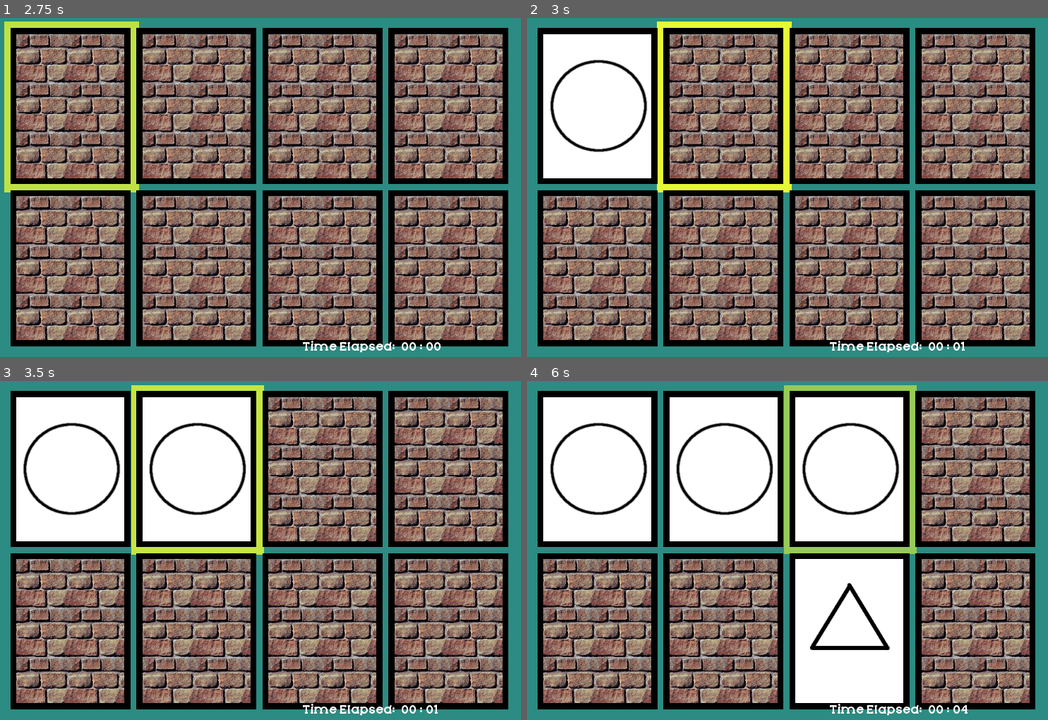
Above: before the commit, frames 1-4 (two rows, left to right).
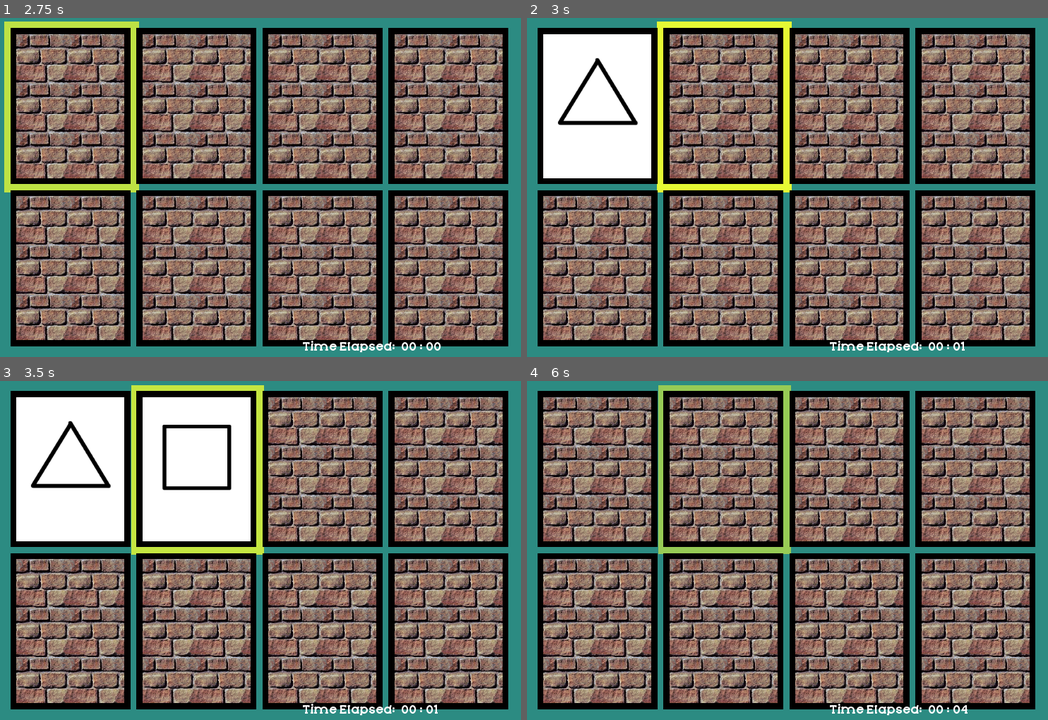
Above: after the commit, the same moments.

Repository: KapFlagon/Memory-Fun
Game: Godot game, scene res://src/screens/StartScreen.tscn
Same seed, same stepped clock (60 frames per second), same inputs: the game is played once before the commit and once after it.
Inputs (mouse positions are in pixels of both pictures, inside the frame that each line leads up to):
- Up to frame 1 (2.75 s): click "Start Game" at 0.5 s; click "Easy" at 1.25 s; click "8" at 2 s
- Up to frame 2 (3 s): tap Enter (ui_accept) at 2.75 s; move the mouse to (912, 170) at 2.77 s; hold Right (ui_right) from 2.78 s (still down)
- Up to frame 3 (3.5 s): keep holding Right (ui_right); tap Enter (ui_accept) at 3.02 s
- Up to frame 4 (6 s): move the mouse to (672, 567) at 3.52 s; release Right (ui_right) at 3.53 s; hold Down (ui_down) 3.53-4.28 s; tap Enter (ui_accept) at 3.77, 4.25, 5, 5.27 s; move the mouse to (844, 475) at 4.27 s; hold Right (ui_right) 4.28-5.03 s; move the mouse to (756, 618) at 5.02 s; hold Up (ui_up) 5.03-5.78 s; move the mouse to (954, 601) at 5.77 s; hold Left (ui_left) from 5.78 s (still down)

Frame 1 is identical in both runs. In frame 2, 1.2% of the frame differs, in the area x 4-24%, y 11-40%; in frame 3, 2.3%; in frame 4, 38%, in the area x 3-75%, y 1-95%.

Commit message:
Added better card randomization for better variety, using 'Random Bag' style card drawing from a deck.

Diff:
--- a/src/entities/game_objects/GridManager.gd
+++ b/src/entities/game_objects/GridManager.gd
@@ -52,26 +52,6 @@
 	return item_padding_y * item_scale
 
 
-func randomize_card_params():
-	var tempArray = []
-	var shape_pool = 0
-	var colour_pool = 0
-	if selected_difficulty == e_difficulties.EASY:
-		shape_pool = 3
-		colour_pool = 1
-	elif selected_difficulty == e_difficulties.MEDIUM:
-		shape_pool = e_shapes.size()
-		colour_pool = 3
-	else:
-		shape_pool = e_shapes.size()
-		colour_pool = e_colours.size()
-	random.randomize()
-	tempArray.append(random.randi_range(0, shape_pool - 1))
-	random.randomize()
-	tempArray.append(random.randi_range(0, colour_pool - 1))
-	return tempArray
-
-
 func create_card(card_params_array):
 	var new_card = CardPreLoad.instance()
 	new_card.init_card(card_params_array[0], card_params_array[1])
@@ -89,7 +69,8 @@
 func generate_cards():
 	var card_counter = 0
 	var created_cards = []
-	var temp_card_params = randomize_card_params()
+	get_node("RandomBag").initialize(selected_difficulty)
+	var temp_card_params = get_node("RandomBag").pull_from_bag()
 	var temp_card
 	var num_of_cards = columns * rows
 	# Each card should be added twice, so that there are always pairs
@@ -97,14 +78,11 @@
 		# Check if new card template needs to be generated.
 		if card_counter < 2:
 			card_counter = card_counter + 1
-			pass
 		else:
-			temp_card_params = randomize_card_params()
+			temp_card_params = get_node("RandomBag").pull_from_bag()
 			card_counter = 1
 		temp_card = create_card(temp_card_params)
-		#temp_card.set_position(grid_to_pixel(i, j))
 		add_child(temp_card)
-		#card_grid[i][j] = temp_card
 		created_cards.append(temp_card)
 	return created_cards
 
@@ -342,13 +320,3 @@
 	calculate_dimensions()
 	populate_2D_grid(card_1D_array)
 	prepare_selector()
-
-
-func restore_paused_game() -> void:
-	card_grid = PlayerData.get_paused_grid()
-	parse_grid_size()
-	print_2D_array()
-	calculate_dimensions()
-	prepare_selector()
-	current_selector_position = PlayerData.get_paused_selector_pos()
-	set_selector_position()
--- a/src/entities/game_objects/GridManager.tscn
+++ b/src/entities/game_objects/GridManager.tscn
@@ -1,9 +1,12 @@
-[gd_scene load_steps=3 format=2]
+[gd_scene load_steps=4 format=2]
 
 [ext_resource path="res://src/entities/game_objects/GridManager.gd" type="Script" id=1]
 [ext_resource path="res://src/entities/game_objects/SelectionIcon.tscn" type="PackedScene" id=2]
+[ext_resource path="res://src/entities/game_objects/RandomBag.tscn" type="PackedScene" id=3]
 
 [node name="GridManager" type="Node2D"]
 script = ExtResource( 1 )
 
 [node name="SelectionIcon" parent="." instance=ExtResource( 2 )]
+
+[node name="RandomBag" parent="." instance=ExtResource( 3 )]
--- /dev/null
+++ b/src/entities/game_objects/RandomBag.gd
@@ -0,0 +1,47 @@
+extends CardBase
+
+
+enum e_difficulties {EASY, MEDIUM, HARD}
+
+
+var shape_pool = 0
+var colour_pool = 0
+var full_bag = []
+var current_bag = []
+
+
+func _ready() -> void:
+	pass
+
+
+func initialize(difficulty: int) -> void:
+	if difficulty == e_difficulties.EASY:
+		shape_pool = 3
+		colour_pool = 1
+	elif difficulty == e_difficulties.MEDIUM:
+		shape_pool = e_shapes.size()
+		colour_pool = 3
+	else:
+		shape_pool = e_shapes.size()
+		colour_pool = e_colours.size()
+	generate_full_bag()
+
+
+func generate_full_bag() -> void:
+	for i in shape_pool:
+		for j in colour_pool:
+			var item = [i, j]
+			full_bag.append(item)
+	refill_bag(3)
+
+
+func pull_from_bag():
+	if current_bag.size() == 0:
+		refill_bag(3)
+	return current_bag.pop_back()
+
+
+func refill_bag(num_of_shuffles: int) -> void:
+	for i in num_of_shuffles:
+		full_bag.shuffle()
+	current_bag = full_bag.duplicate(true)
--- /dev/null
+++ b/src/entities/game_objects/RandomBag.tscn
@@ -0,0 +1,6 @@
+[gd_scene load_steps=2 format=2]
+
+[ext_resource path="res://src/entities/game_objects/RandomBag.gd" type="Script" id=1]
+
+[node name="RandomBag" type="Node2D"]
+script = ExtResource( 1 )
Not shown, changed: ToDo
